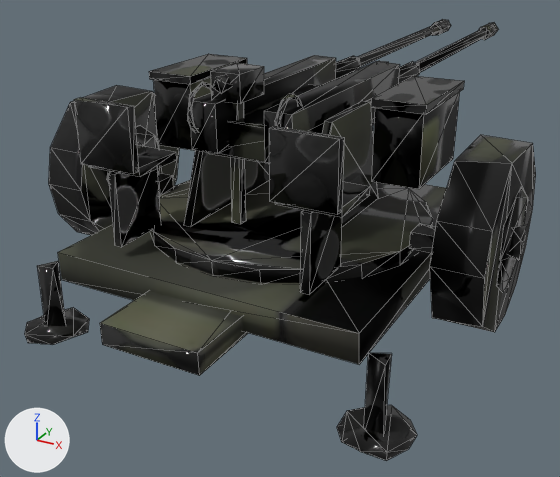
An edit to the glTF model public/models/aaa_gun_lod1.glb, drawn before and after from the same camera.
The view is the same before and after, from a 50 mm camera at (1.73, -3.26, 1.97) aimed at (-0.31, 0.47, 0.11). Arrows for +X, +Y and +Z are at lower left; the lights stay in place. The picture after the commit comes second. Mesh edges are drawn as thin lines. Where no turn or scale is listed for an object, it has been applied to the vertices. Vertices at exactly the same position are counted once.

Names of what the first picture shows: 'barrels.001', 'carriage', 'turret.001'.
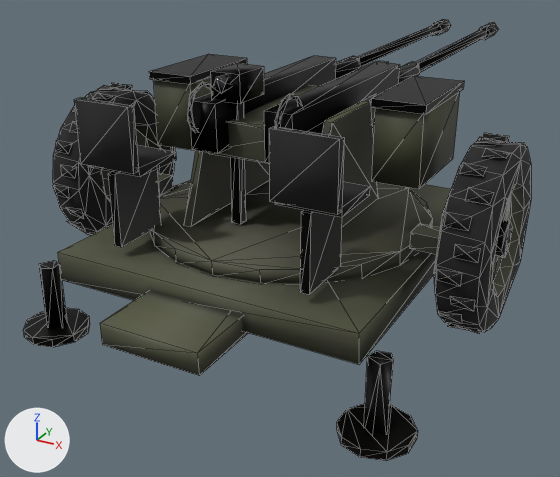
Pixel boxes (x1, y1, x2, y2) of what changed, in the pictures (560 x 477 px; the box of a moved part takes in the faces that stretch with it):
'carriage', reshaped, moved
    before: (25, 85, 536, 461)
    after: (23, 83, 531, 461)
part 1 of me_carriage, moved or reshaped
    before: (58, 184, 447, 364)
    after: (58, 184, 451, 364)
part 2 of me_carriage, moved or reshaped
    both: (100, 291, 248, 376)
part 3 of me_carriage, moved or reshaped
    before: (409, 223, 436, 253)
    after: (409, 223, 441, 254)
part 4 of me_carriage, moved or reshaped
    both: (158, 173, 173, 196)
part 5 of me_carriage, rebuilt (6% narrower)
    before: (49, 85, 179, 235)
    after: (53, 88, 175, 234)
part 6 of me_carriage, rebuilt (8% narrower)
    before: (430, 135, 536, 332)
    after: (434, 140, 531, 332)
part 7 of me_carriage, rebuilt
    before: (37, 261, 66, 326)
    after: (39, 260, 67, 327)
part 8 of me_carriage, rebuilt (7% wider)
    before: (364, 353, 391, 435)
    after: (364, 351, 393, 433)
part 9 of me_carriage, deleted
    before: (509, 224, 528, 260)
part 10 of me_carriage, built on
    before: (107, 125, 159, 184)
    after: (53, 83, 152, 235)
part 11 of me_carriage, reshaped
    before: (496, 187, 528, 292)
    after: (437, 133, 525, 334)
part 12 of me_carriage, moved or reshaped
    before: (337, 405, 417, 461)
    after: (337, 403, 418, 461)
part 13 of me_carriage, built on
    before: (25, 308, 89, 345)
    after: (23, 308, 90, 347)
part 14 of me_barrels, moved or reshaped
    both: (293, 85, 374, 124)
part 15 of me_barrels, moved or reshaped
    before: (229, 92, 294, 147)
    after: (228, 92, 294, 147)
part 16 of me_barrels, surface changed
    both: (191, 19, 498, 163)
part 17 of me_turret, surface changed
    both: (74, 54, 464, 294)

What the commit changed:
me_carriage is used by ob_carriage; location (0.0, 0.267, 0.507).
me_carriage had 211 vertices, 338 faces and spanned x -1.18..1.18, y -1.46..1.46, z -0.51..0.51.
me_carriage now has 559 vertices, 866 faces and spans x -1.13..1.13, y -1.46..1.46, z -0.52..0.52.
me_carriage part 1: the loose piece of 8 vertices spanning x -0.77..0.77, y -1.13..0.6, z -0.2..-0.06 is moved by (0.0, 0.0, -0.02).
me_carriage part 2: the loose piece of 8 vertices spanning x -0.24..0.24, y -1.46..1.13, z -0.23..-0.13 is moved by (0.0, 0.0, -0.02).
me_carriage part 3: the loose piece of 8 vertices spanning x 0.7..1.0, y -0.43..-0.31, z 0.0..0.08 is moved by (0.0, 0.0, -0.02).
me_carriage part 4: the loose piece of 8 vertices spanning x -1.0..-0.7, y -0.43..-0.31, z 0.0..0.08 is moved by (0.0, 0.0, -0.02).
me_carriage part 5: the loose piece of 24 vertices spanning x -1.13..-0.91, y -0.79..0.05, z -0.3..0.51 is rebuilt with 93 vertices and now spans x -1.13..-0.91, y -0.78..0.05, z -0.31..0.5.
me_carriage part 6: the loose piece of 22 vertices spanning x 0.91..1.13, y -0.79..0.05, z -0.3..0.51 is rebuilt with 96 vertices and now spans x 0.91..1.13, y -0.78..0.05, z -0.31..0.5.
me_carriage part 7: the loose piece of 6 vertices spanning x -0.89..-0.79, y -1.16..-1.06, z -0.51..-0.15 is rebuilt with 10 vertices and now spans x -0.9..-0.8, y -1.17..-1.07, z -0.52..-0.16.
me_carriage part 8: the loose piece of 6 vertices spanning x 0.79..0.89, y -1.16..-1.06, z -0.51..-0.15 is rebuilt with 10 vertices and now spans x 0.8..0.9, y -1.17..-1.07, z -0.52..-0.16.
me_carriage part 9: the loose piece of 8 vertices spanning x 1.13..1.18, y -0.44..-0.3, z 0.04..0.18 is deleted.
me_carriage part 10: 25 vertices removed from x -1.15..-0.9, y -0.6..-0.14, z -0.11..0.33; 120 vertices added at x -1.11..-0.93, y -0.79..0.06, z -0.33..0.52.
me_carriage part 11: 22 vertices removed from x 0.9..1.14, y -0.6..-0.14, z -0.11..0.33; 120 vertices added at x 0.93..1.11, y -0.79..0.06, z -0.33..0.52.
me_carriage part 12: 10 vertices removed from x 0.7..1.0, y -1.25..-0.96, z -0.51..-0.47; 18 vertices added at x 0.7..1.0, y -1.28..-0.96, z -0.52..-0.48.
me_carriage part 13: 8 vertices removed from x -1.0..-0.7, y -1.28..-0.96, z -0.51..-0.47; 18 vertices added at x -1.0..-0.7, y -1.28..-0.96, z -0.52..-0.48.
Other edits to the shape of me_carriage do not show in these pictures.
me_barrels has 124 vertices, 200 faces and spans x -0.26..0.26, y -1.73..1.73, z -0.14..0.14.
me_barrels is used by ob_barrels_001; location (0.0, 1.263, 1.007).
me_barrels part 14: 2 vertices removed from x 0.24..0.26, y -0.81..-0.8, z 0.02..0.03; 1 vertex added at x 0.25, y -0.8, z 0.03.
me_barrels part 15: 1 vertex removed from x -0.25, y -1.63, z 0.03; 2 vertices added at x -0.26..-0.24, y -1.63..-1.62, z 0.02..0.03.
me_barrels part 16: 175 kept faces spanning x -0.26..0.26, y -1.73..1.73, z -0.14..0.14 get new texture (UV) coordinates.
me_turret has 224 vertices, 384 faces and spans x -0.73..0.73, y -0.76..0.76, z -0.41..0.41.
me_turret is used by ob_turret_001; location (0.0, -0.042, 0.854).
me_turret part 17: texture (UV) coordinates of 384 of 384 faces, centred in x -0.73..0.73, y -0.76..0.75, z -0.41..0.41, changed; they spanned u 0.01..0.99, v 0.01..0.99 and now span u 0.01..0.94, v 0.01..0.99.
Object 'carriage' (ob_carriage) moves from (0.0, 0.267, 0.507) to (0.0, 0.267, 0.523).
